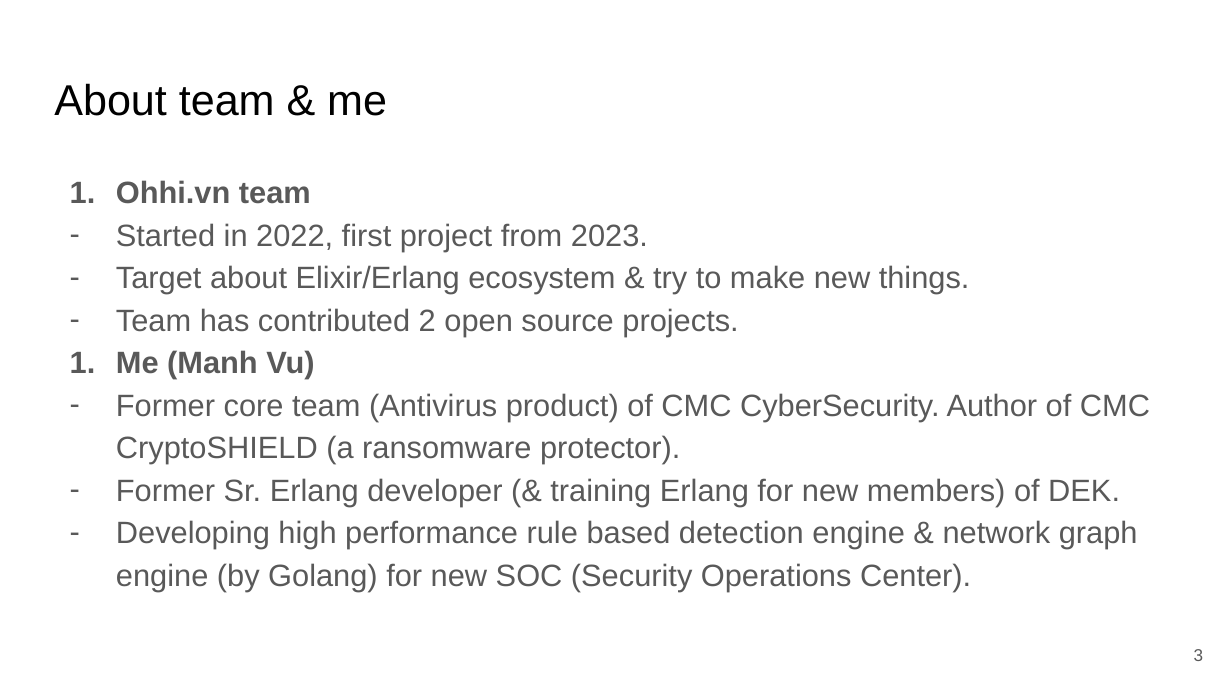
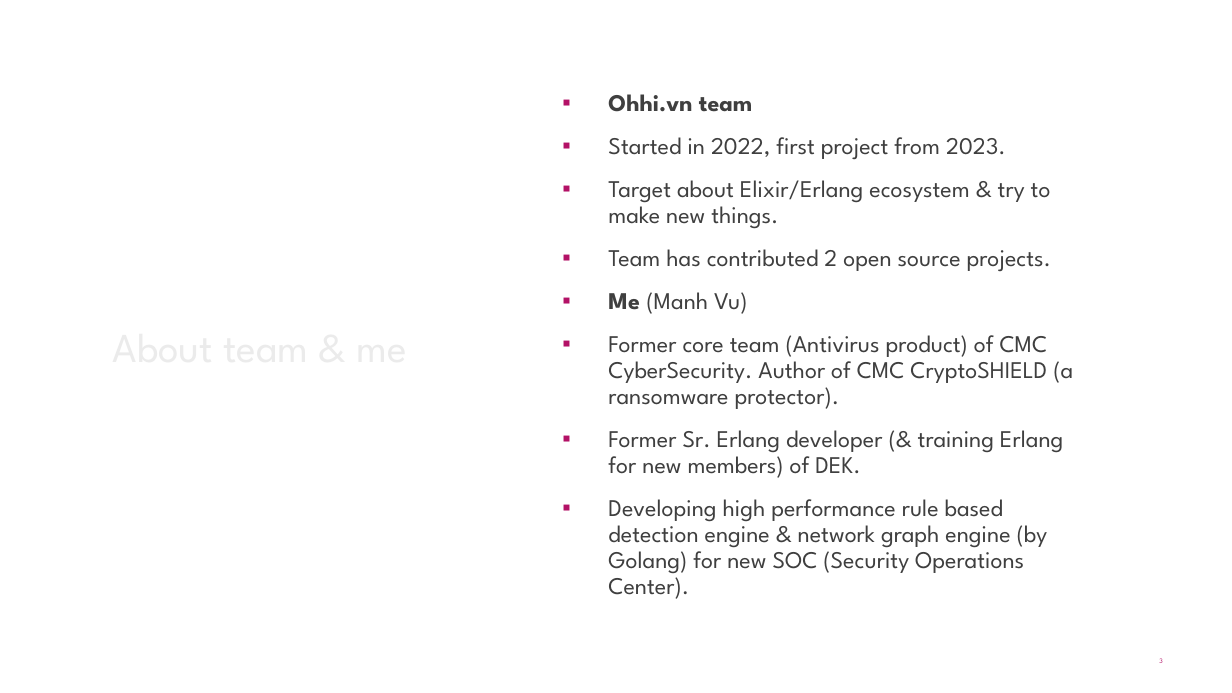
Before and after one commit to ohhi-vn/live_pub_demo, a slide deck: slide 3 of slide/Phoenix LiveView & Pubsub for Realtime & Scalable WebApp.pptx. Drawn at 1232x693 pixels with LibreOffice and Linux fonts; fonts in the diff are those of the drawing; background and template pictures are left out. Boxes give left, top, right and bottom in pixels: in the first picture for what was removed or moved away, otherwise in the second. Text is boxed around its words. In the diff, an @@ line names an element or a change of style, - is before the commit and + after.

```diff
--- a/slide/Phoenix LiveView & Pubsub for Realtime & Scalable WebApp.pptx
+++ b/slide/Phoenix LiveView & Pubsub for Realtime & Scalable WebApp.pptx
@@ rectangle added at [0, 0, 1232, 692], fill #FFFFFF @@
@@ freeform shape added at [0, 0, 1232, 692], fill #FFFFFF @@
@@ group added at [0, 1, 970, 693]: 4 ellipses @@
@@ group added at [0, 1, 970, 693]: 4 ellipses @@
@@ freeform shape added at [449, 39, 520, 375], fill #FFFFFF at 20% opacity @@
@@ freeform shape added at [468, 40, 1189, 652], fill #FFFFFF @@
@@ text "Ohhi.vn team": place and size @@
-text "Ohhi.vn team" at [116, 180, 1150, 591]
+text "Ohhi.vn team" at [608, 94, 1073, 599]
@@ text "Ohhi.vn team" at [608, 94, 1073, 599]: size 18 to 14 pt, font Arial to League Spartan, text colour #595959 to #3F3F3F; bold off in "(Manh Vu)"; bullet 1. to ▪; line spacing 1.15 to 0.9; more space between paragraphs; bullet colour #595959 to #B31166; bullet - to ▪; vertical alignment top to middle @@
@@ title "About team & me": place and size @@
-title "About team & me" at [54, 83, 387, 116]
+title "About team & me" at [101, 115, 439, 579]
@@ title "About team & me" at [101, 115, 439, 579]: size 25.2 to 24 pt, font Arial to League Spartan, text colour #000000 to #EBEBEB; vertical alignment top to middle @@
@@ page number: place and size @@
-page number at [1194, 649, 1204, 661]
+page number at [1159, 658, 1163, 663]
@@ page number at [1159, 658, 1163, 663]: size 10 to 4 pt, font Arial to League Spartan, text colour #595959 to #B31166; line spacing 1 to 0.9; more space between paragraphs @@
```
Also in this commit, not shown: 16 other slides changed, 4 slides added, 3 slides removed, 2 other files.
